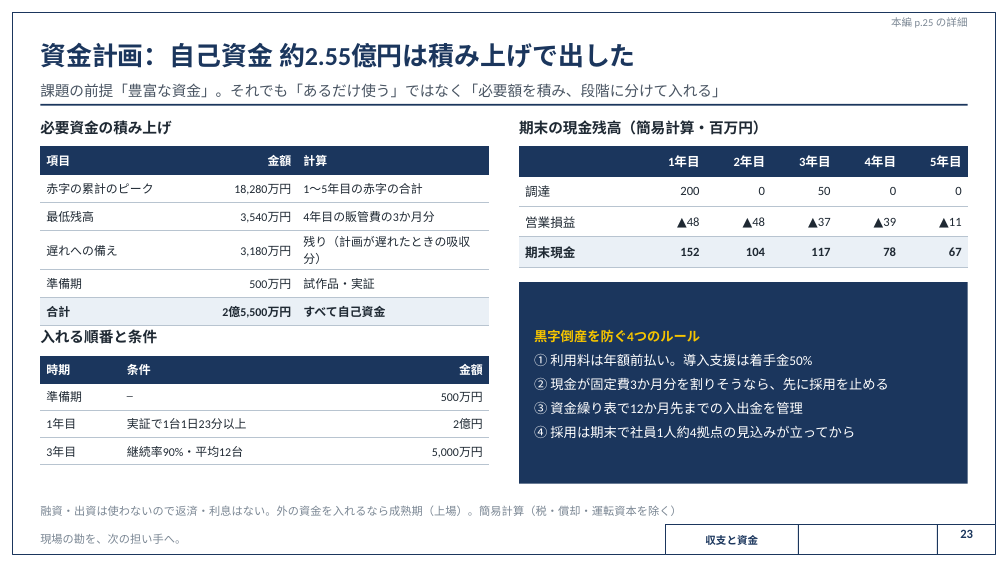
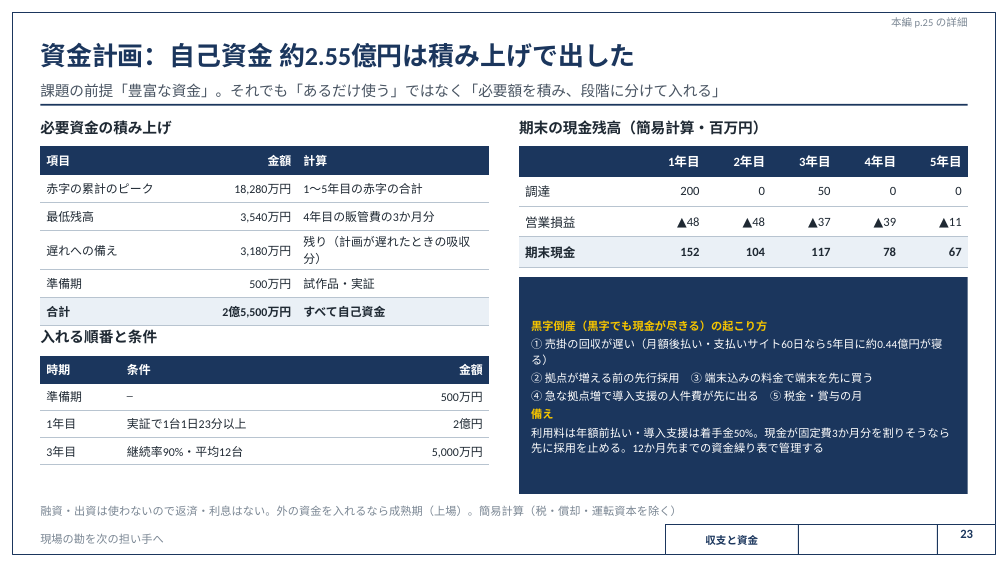
Before and after one commit to SEITOSHIKI/-ai-commute-audio-, a slide deck: slide 23 of deck/カンツギ_事業計画書_計算詳細版.pptx. Drawn at 1008x567 pixels with LibreOffice and Linux fonts; fonts in the diff are those of the drawing; background and template pictures are left out. Boxes give left, top, right and bottom in pixels: in the first picture for what was removed or moved away, otherwise in the second. Text is boxed around its words. In the diff, an @@ line names an element or a change of style, - is before the commit and + after.

```diff
--- a/deck/カンツギ_事業計画書_計算詳細版.pptx
+++ b/deck/カンツギ_事業計画書_計算詳細版.pptx
@@ rectangle: place and size @@
-rectangle at <box>519,282,968,484</box>
+rectangle at <box>519,277,968,494</box>
@@ text at <box>531,320,950,453</box>: text changed; size 9.5 to 8 pt @@
-黒字倒産を防ぐ4つのルール
-① 利用料は年額前払い。導入支援は着手金50%
-② 現金が固定費3か月分を割りそうなら、先に採用を止める
-③ 資金繰り表で12か月先までの入出金を管理
-④ 採用は期末で社員1人約4拠点の見込みが立ってから
+黒字倒産（黒字でも現金が尽きる）の起こり方
+① 売掛の回収が遅い（月額後払い・支払いサイト60日なら5年目に約0.44億円が寝る）
+② 拠点が増える前の先行採用 ③ 端末込みの料金で端末を先に買う
+④ 急な拠点増で導入支援の人件費が先に出る ⑤ 税金・賞与の月
+備え
+利用料は年額前払い・導入支援は着手金50%。現金が固定費3か月分を割りそうなら先に採用を止める。12か月先までの資金繰り表で管理する
@@ text at <box>40,534,164,544</box>: text changed @@
-現場の勘を、次の担い手へ。
+現場の勘を次の担い手へ
```
Also in this commit, not shown: 30 other slides changed, 34 other files.
